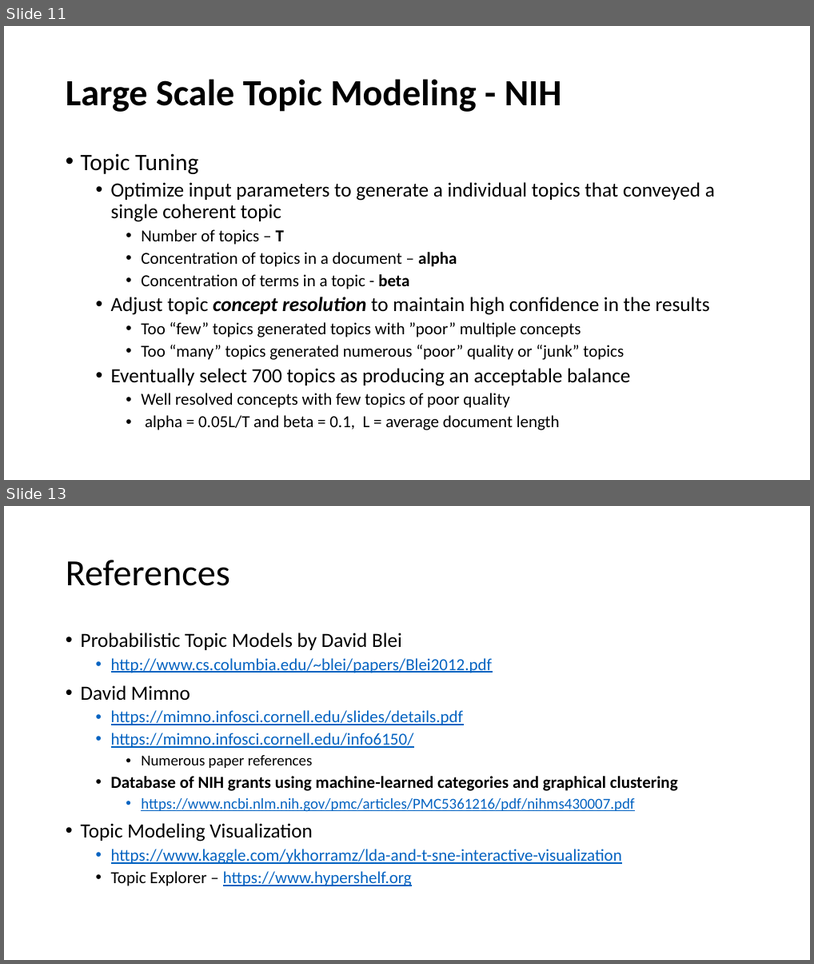
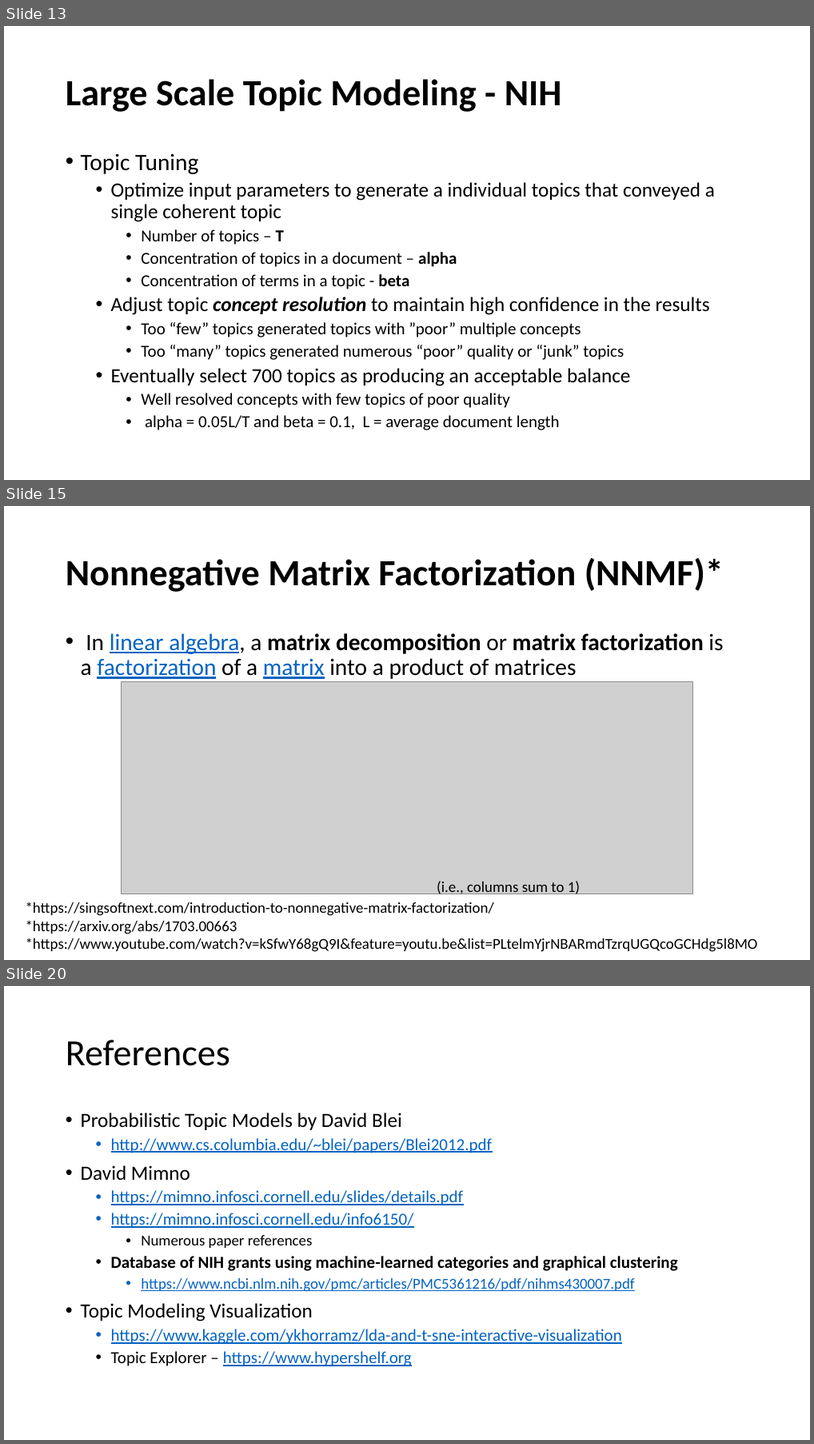
Before and after one commit to ANLY580/lectures, a slide deck: 8-topic-models/ANLY580_Fall2019_TopicModels.pptx. Shown one above the other, each under a label of ours: slides 11 and 13 before the commit, slides 13, 15 and 20 after it; the slides between them are not shown. The pictures are 814x964 and 814x1444 pixels, drawn with LibreOffice and Linux fonts; fonts in the diff are those of the drawing; grey boxes stand for pictures. Boxes give left, top, right and bottom in pixels: in the first picture for what was removed or moved away, otherwise in the second. Text is boxed around its words. In the diff, an @@ line names an element or a change of style, - is before the commit and + after.

```diff
--- a/8-topic-models/ANLY580_Fall2019_TopicModels.pptx
+++ b/8-topic-models/ANLY580_Fall2019_TopicModels.pptx
@@ slide 15 added at <box>4,506,810,960</box>, background #FFFFFF @@
@@ title added at <box>66,558,724,592</box>, 44 pt, text #000000, bold @@
+Nonnegative Matrix Factorization (NNMF)*
@@ text added at <box>81,633,723,679</box>, 28 pt, text #000000 @@
+• In linear algebra, a matrix decomposition or matrix factorization is a factorization of a matrix into a product of matrices
@@ picture added at <box>122,681,693,893</box> @@
@@ text added at <box>437,880,580,896</box>, 18 pt, text #000000 @@
+(i.e., columns sum to 1)
@@ text added at <box>26,901,758,952</box>, 18 pt, text #000000 @@
+*https://singsoftnext.com/introduction-to-nonnegative-matrix-factorization/
+*https://arxiv.org/abs/1703.00663
+*https://www.youtube.com/watch?v=kSfwY68gQ9I&feature=youtu.be&list=PLtelmYjrNBARmdTzrqUGQcoGCHdg5l8MO
@@ what was slide 11 is now slide 13 @@
@@ what was slide 13 is now slide 20 @@
```
Also in this commit, not shown: 5 slides changed, 7 other slides added, 1 slide removed, 2 other files.
